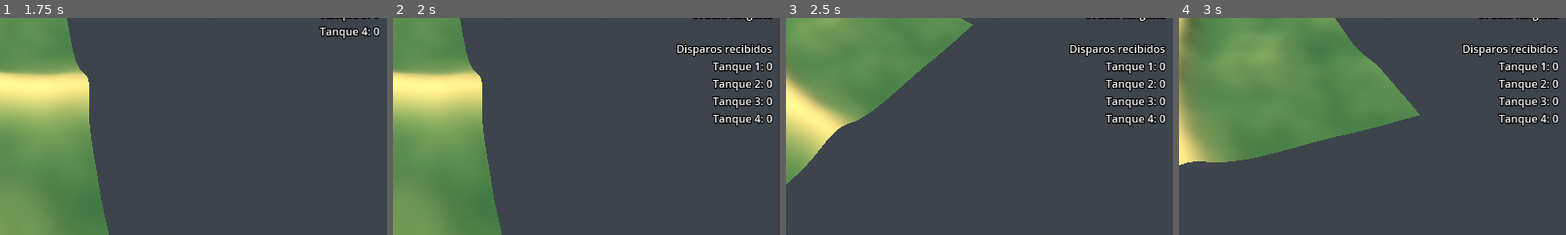
Above: before the commit, frames 1-4 (left to right).
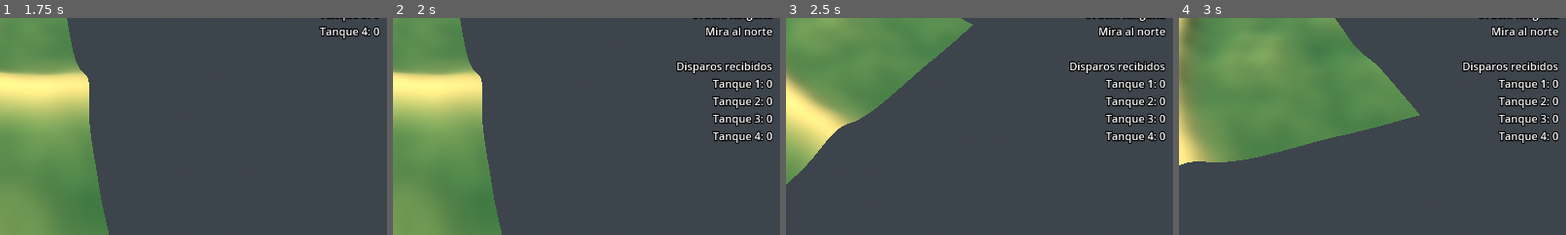
Above: after the commit, the same moments.

Repository: LeandroK99/Demogamev1
Game: Godot game, scene res://main.tscn
The game is run twice, just before and just after one commit, with the same random seed, the same clock (stepped at 60 frames per second) and the same inputs.
Inputs (mouse positions are % of the whole screen's width and height, from its top left):
- Up to frame 1 (1.75 s): tap Enter at 0.5 s; move the mouse to (72, 45) at 0.52 s; hold D 0.53-1.25 s; tap H at 0.6 s; click (72, 45) at 0.67 s; tap Space at 0.77 s; drag from (30, 55) to (45, 70) at 1.27 s
- Up to frame 2 (2 s): no input
- Up to frame 3 (2.5 s): move the mouse to (60, 28) at 2.02 s; hold D from 2.03 s (still down); hold Q from 2.03 s (still down); tap H at 2.3 s
- Up to frame 4 (3 s): release D at 2.75 s; release Q at 2.75 s; drag from (45, 70) to (20, 35) at 2.77 s
The pictures show only the part of the screen within x 50-100%, y 16-66%; the shares and areas given below are measured in that part.

Frame 1 is identical in both runs. In frame 2, 2.9% of the frame differs, in the area x 73-99%, y 3-59%; in frame 3, 2.9%; in frame 4, 2.9%.

Commit message:
fase 8: blindaje por ángulo (frente, flanco, retaguardia) y orientación hacia las amenazas
Co-Authored-By: Claude Opus 5.5 <noreply@anthropic.com>
Claude-Session: https://claude.ai/code/session_01FRAVKNgcpPLBv3n8dbq4jf

Diff:
--- a/game/combat_fx.gd
+++ b/game/combat_fx.gd
@@ -1,6 +1,6 @@
 class_name CombatFx
 extends Node3D
-## Trazadoras de 0,15 s y destello en los impactos.
+## Trazadoras de 0,15 s y destello en los impactos (más grande y rojo si entró por flanco o atrás).
 
 const TRACER_SECONDS: float = 0.15
 const FLASH_SECONDS: float = 0.3
@@ -25,7 +25,7 @@
 	return Vector3(u.pos.x * Config.CELL_SIZE, height_field.height_at(u.pos) + h, u.pos.y * Config.CELL_SIZE)
 
 
-func add_shot(shooter: Unit, target: Unit, hit: bool) -> void:
+func add_shot(shooter: Unit, target: Unit, hit: bool, aspect: int = SimWorld.Aspect.FRONT) -> void:
 	var to: Vector3 = _point(target, Config.CENTER_H)
 	if not hit:
 		# Errado: la trazadora pasa un poco por al lado
@@ -33,11 +33,19 @@
 	_tracers.append({"from": _point(shooter, Config.EYE_H), "to": to, "left": TRACER_SECONDS})
 	if hit:
 		var mesh: SphereMesh = SphereMesh.new()
-		mesh.radius = 2.0
-		mesh.height = 4.0
+		var r: float = 2.0
+		var color: Color = Color(1.0, 0.6, 0.1)
+		if aspect == SimWorld.Aspect.FLANK:
+			r = 2.6
+			color = Color(1.0, 0.4, 0.1)
+		elif aspect == SimWorld.Aspect.REAR:
+			r = 3.2
+			color = Color(1.0, 0.15, 0.1)
+		mesh.radius = r
+		mesh.height = r * 2.0
 		var mat: StandardMaterial3D = StandardMaterial3D.new()
 		mat.shading_mode = BaseMaterial3D.SHADING_MODE_UNSHADED
-		mat.albedo_color = Color(1.0, 0.6, 0.1)
+		mat.albedo_color = color
 		mesh.material = mat
 		var flash: MeshInstance3D = MeshInstance3D.new()
 		flash.mesh = mesh
--- a/game/hud.gd
+++ b/game/hud.gd
@@ -83,6 +83,13 @@
 		_banner.text = "%s\nR: jugar de nuevo · Shift+R: mapa nuevo" % result
 
 
+## Rumbo de la grilla como punto cardinal (y crece hacia el sur).
+static func compass(dir: Vector2) -> String:
+	const NAMES: Array[String] = ["este", "sureste", "sur", "suroeste", "oeste", "noroeste", "norte", "noreste"]
+	var idx: int = posmod(roundi(dir.angle() / (PI / 4.0)), 8)
+	return NAMES[idx]
+
+
 func _unit_text() -> String:
 	var lines: PackedStringArray = PackedStringArray()
 	var sel: Unit = input_controller.primary_unit()
@@ -94,6 +101,7 @@
 		if sel.order == Unit.Order.ATTACK and sel.attack_target >= 0:
 			order_text += " (rojo %d)" % (sel.attack_target - Config.UNITS_PER_SIDE + 1)
 		lines.append("Orden: %s" % order_text)
+		lines.append("Mira al %s" % compass(sel.heading))
 		lines.append("")
 	lines.append("Disparos recibidos")
 	for u: Unit in world.units:
--- a/game/overlay.gd
+++ b/game/overlay.gd
@@ -1,6 +1,7 @@
 class_name Overlay
 extends Node3D
-## Overlays de análisis: 1 = exposición azul, 2 = candidatos hull-down, 3 = líneas de LOS.
+## Overlays de análisis: 1 = exposición azul, 2 = candidatos hull-down, 3 = líneas de LOS
+## (con la cara que cada rojo visible le muestra a la unidad seleccionada).
 
 const CANDIDATE_COUNT: int = 10
 const COLOR_SAFE: Color = Color(0.1, 0.75, 0.2)
@@ -18,6 +19,7 @@
 var _show_candidates: bool = false
 var _show_los: bool = false
 var _markers: Node3D = Node3D.new()
+var _aspect_labels: Node3D = Node3D.new()
 var _lines_mesh: ImmediateMesh = ImmediateMesh.new()
 var _line_material: StandardMaterial3D = StandardMaterial3D.new()
 
@@ -27,6 +29,7 @@
 	world = p_world
 	analysis = p_world.analysis
 	add_child(_markers)
+	add_child(_aspect_labels)
 	var lines: MeshInstance3D = MeshInstance3D.new()
 	lines.mesh = _lines_mesh
 	add_child(lines)
@@ -114,12 +117,41 @@
 		_markers.add_child(mi)
 
 
+const ASPECT_TEXT: Dictionary = {
+	SimWorld.Aspect.FRONT: "frente",
+	SimWorld.Aspect.FLANK: "flanco",
+	SimWorld.Aspect.REAR: "atrás",
+}
+const ASPECT_COLOR: Dictionary = {
+	SimWorld.Aspect.FRONT: Color(0.8, 0.8, 0.8),
+	SimWorld.Aspect.FLANK: Color(1.0, 0.85, 0.2),
+	SimWorld.Aspect.REAR: Color(1.0, 0.35, 0.2),
+}
+
+
 func _refresh_los() -> void:
 	_lines_mesh.clear_surfaces()
+	for child: Node in _aspect_labels.get_children():
+		child.queue_free()
 	var hf: HeightField = analysis.height_field
 	var threats: Array[Vector2i] = world.threats_for(PLAYER_SIDE)
 	if not _show_los or not hf.in_bounds(selected_cell) or threats.is_empty():
 		return
+	# Cara que cada rojo visible le muestra a la unidad seleccionada
+	for id: int in world.visible_enemies[PLAYER_SIDE]:
+		var enemy: Unit = world.units[id]
+		if not enemy.alive:
+			continue
+		var aspect: int = SimWorld.aspect_of(enemy, Vector2(selected_cell))
+		var label: Label3D = Label3D.new()
+		label.text = ASPECT_TEXT[aspect]
+		label.modulate = ASPECT_COLOR[aspect]
+		label.billboard = BaseMaterial3D.BILLBOARD_ENABLED
+		label.no_depth_test = true
+		label.font_size = 48
+		label.outline_size = 12
+		label.position = Vector3(enemy.pos.x * Config.CELL_SIZE, hf.height_at(enemy.pos) + 7.0, enemy.pos.y * Config.CELL_SIZE)
+		_aspect_labels.add_child(label)
 	_lines_mesh.surface_begin(Mesh.PRIMITIVE_LINES, _line_material)
 	var eye: Vector3 = hf.cell_to_world(selected_cell) + Vector3.UP * Config.EYE_H
 	for th: Vector2i in threats:
--- a/game/turn_controller.gd
+++ b/game/turn_controller.gd
@@ -58,7 +58,7 @@
 	for e: Dictionary in world.shot_events:
 		var shooter: Unit = world.units[int(e["shooter"])]
 		if shooter.side == PLAYER_SIDE or world.visible_enemies[PLAYER_SIDE].has(shooter.id):
-			fx.add_shot(shooter, world.units[int(e["target"])], bool(e["hit"]))
+			fx.add_shot(shooter, world.units[int(e["target"])], bool(e["hit"]), int(e.get("aspect", SimWorld.Aspect.FRONT)))
 	world.shot_events.clear()
 	var alpha: float = clampf(_accum / Config.TICK, 0.0, 1.0) if world.phase == SimWorld.Phase.EXECUTE else 1.0
 	_apply_fog(alpha)
--- a/sim/ai_commander.gd
+++ b/sim/ai_commander.gd
@@ -82,7 +82,8 @@
 				best = c
 				best_e = e
 				best_d = d
-	world.order_move(u.id, best)
+	# Llega mirando a la amenaza: el frente blindado hacia el enemigo
+	world.order_move(u.id, best, SimWorld.facing_to_threats(best, world.threats_for(side)))
 
 
 ## Sin amenazas: la cresta más alta en la columna de la unidad hacia adelante y,
--- a/sim/config.gd
+++ b/sim/config.gd
@@ -22,6 +22,13 @@
 const EXPOSURE_WEIGHT_K: float = 8.0 # peso de la exposición en el costo del A*
 const HULLDOWN_RADIUS: int = 15 # celdas de búsqueda de candidatos
 const MAX_TURNS: int = 12 # al llegar, gana el bando con más tanques vivos
+const P_HIT_MAX: float = 0.95 # tope de la probabilidad de impacto
+
+# --- Blindaje por ángulo ---
+const ARMOR_FRONT_COS: float = 0.5 # coseno del semiángulo frontal (0,5 = ±60°); el trasero es el simétrico
+const ARMOR_FRONT_FACTOR: float = 0.6 # multiplicador de impacto si el tirador está al frente del blanco
+const ARMOR_FLANK_FACTOR: float = 1.0
+const ARMOR_REAR_FACTOR: float = 1.4
 
 # --- Generación del terreno ---
 const NOISE_FREQUENCY: float = 0.02 # frecuencia del Simplex
--- a/sim/sim_world.gd
+++ b/sim/sim_world.gd
@@ -4,6 +4,7 @@
 ## Ciclo WeGo: PLAN (se aceptan órdenes) -> EXECUTE (ticks_per_turn ticks) -> PLAN ...
 
 enum Phase { PLAN, EXECUTE }
+enum Aspect { FRONT, FLANK, REAR }
 const NO_WINNER: int = -1
 const DRAW: int = 2
 
@@ -23,13 +24,15 @@
 var visible_enemies: Array[Dictionary] = [{}, {}] # id -> true, visibles ahora
 var known_enemies: Array[Dictionary] = [{}, {}] # id -> {cell, last_seen_turn}
 
-# Disparos ocurridos desde la última vez que la vista los leyó: {shooter, target, hit}
+# Disparos ocurridos desde la última vez que la vista los leyó: {shooter, target, hit, aspect}
 var shot_events: Array[Dictionary] = []
 
 # Factores de combate (se pueden cambiar en tests)
 var p_hit_base: float = Config.P_HIT_BASE
 var hulldown_hit_factor: float = Config.HULLDOWN_HIT_FACTOR
 var moving_shooter_factor: float = Config.MOVING_SHOOTER_FACTOR
+var armor_enabled: bool = true
+var p_hit_max: float = Config.P_HIT_MAX
 
 # Exposición por bando (índice = side); vacía = sin calcular
 var _exposure: Array[PackedFloat32Array] = [PackedFloat32Array(), PackedFloat32Array()]
@@ -171,6 +174,7 @@
 		u.path.clear()
 		u.moving = false
 		u.final_heading = Vector2.ZERO
+		_face(u, enemy.pos)
 	elif not order_move(unit_id, known_enemies[u.side][enemy_id]["cell"]):
 		return false
 	u.order = Unit.Order.ATTACK
@@ -192,6 +196,15 @@
 		elif not u.path.is_empty() and _can_see(u, enemy, Config.CENTER_H):
 			u.path.clear()
 			u.moving = false
+			u.final_heading = Vector2.ZERO
+			_face(u, enemy.pos)
+
+
+## Gira el casco de u hacia un punto (en celdas).
+static func _face(u: Unit, at: Vector2) -> void:
+	var d: Vector2 = at - u.pos
+	if d.length() > 0.001:
+		u.heading = d.normalized()
 
 
 ## Orden HULLDOWN para un grupo: cada unidad va al mejor candidato contra las amenazas
@@ -215,9 +228,20 @@
 				if pathfinder.is_walkable(cell) and is_free(cell, reserved):
 					target = cell
 					break
-		if order_move(u.id, target):
+		if order_move(u.id, target, facing_to_threats(target, threats)):
 			reserved.append(target)
 			u.order = Unit.Order.HULLDOWN
+
+
+## Dirección desde cell hacia el centroide de las amenazas (cero si no hay).
+static func facing_to_threats(cell: Vector2i, threats: Array[Vector2i]) -> Vector2:
+	if threats.is_empty():
+		return Vector2.ZERO
+	var sum: Vector2 = Vector2.ZERO
+	for th: Vector2i in threats:
+		sum += Vector2(th)
+	var d: Vector2 = sum / float(threats.size()) - Vector2(cell)
+	return d.normalized() if d.length() > 0.001 else Vector2.ZERO
 
 
 ## ¿Está la celda a >= HULLDOWN_MIN_SEPARATION de todas las reservadas?
@@ -282,7 +306,7 @@
 				target.alive = false
 				target.moving = false
 				target.path.clear()
-		shot_events.append({"shooter": shooter.id, "target": target.id, "hit": hit})
+		shot_events.append({"shooter": shooter.id, "target": target.id, "hit": hit, "aspect": aspect_of(target, shooter.pos)})
 
 
 ## Enemigo visible para el bando del tirador, más cercano, al que el tirador ve.
@@ -306,7 +330,30 @@
 	return best
 
 
-## p = P_HIT_BASE x distancia x casco x movimiento.
+## Qué cara le muestra target a un tirador en from: frente, flanco o retaguardia,
+## según el ángulo entre el heading del blanco y la dirección al tirador.
+static func aspect_of(target: Unit, from: Vector2) -> int:
+	var to_shooter: Vector2 = from - target.pos
+	if to_shooter.length_squared() < 0.0001:
+		return Aspect.FRONT
+	var c: float = target.heading.normalized().dot(to_shooter.normalized())
+	if c >= Config.ARMOR_FRONT_COS:
+		return Aspect.FRONT
+	if c <= -Config.ARMOR_FRONT_COS:
+		return Aspect.REAR
+	return Aspect.FLANK
+
+
+static func aspect_factor(aspect: int) -> float:
+	match aspect:
+		Aspect.FRONT:
+			return Config.ARMOR_FRONT_FACTOR
+		Aspect.REAR:
+			return Config.ARMOR_REAR_FACTOR
+	return Config.ARMOR_FLANK_FACTOR
+
+
+## p = P_HIT_BASE x distancia x casco x movimiento x blindaje (tope P_HIT_MAX).
 func hit_probability(shooter: Unit, target: Unit) -> float:
 	var d: float = TerrainAnalysis.dist_m(shooter.cell(), target.cell())
 	var f_dist: float = clampf(1.0 - d / Config.MAX_RANGE, 0.2, 1.0)
@@ -314,7 +361,8 @@
 	if not analysis.los(shooter.cell(), Config.EYE_H, target.cell(), Config.HULL_H):
 		f_hull = hulldown_hit_factor
 	var f_move: float = moving_shooter_factor if shooter.moving else 1.0
-	return p_hit_base * f_dist * f_hull * f_move
+	var f_armor: float = aspect_factor(aspect_of(target, shooter.pos)) if armor_enabled else 1.0
+	return minf(p_hit_base * f_dist * f_hull * f_move * f_armor, p_hit_max)
 
 
 func alive_count(side: int) -> int:
--- a/tests/test_sim_world.gd
+++ b/tests/test_sim_world.gd
@@ -60,6 +60,8 @@
 	world.p_hit_base = 1.0
 	world.hulldown_hit_factor = 1.0
 	world.moving_shooter_factor = 1.0
+	world.armor_enabled = false
+	world.p_hit_max = 1.0
 	# Duelo aislado: un azul y un rojo pegados (factor de distancia ~1)
 	for u: Unit in world.units:
 		u.alive = u.id == 0 or u.id == 4
@@ -90,3 +92,37 @@
 	world.step()
 	assert_true(world.game_over, "terminó la partida")
 	assert_eq(world.winner, 0, "ganó azul")
+
+
+## Mundo llano sin IA, con el azul 0 y el rojo 4 vivos frente a frente a 20 celdas.
+func _duel_world() -> SimWorld:
+	var world: SimWorld = SimWorld.new(3, HeightField.new(96), false)
+	for u: Unit in world.units:
+		u.alive = u.id == 0 or u.id == 4
+	world.units[0].pos = Vector2(48, 60)
+	world.units[4].pos = Vector2(48, 40)
+	return world
+
+
+func test_armor_front_flank_rear() -> void:
+	var world: SimWorld = _duel_world()
+	var shooter: Unit = world.units[0]
+	var target: Unit = world.units[4]
+	target.heading = Vector2(0.0, 1.0) # mira al tirador (sur)
+	var p_front: float = world.hit_probability(shooter, target)
+	target.heading = Vector2(1.0, 0.0)
+	var p_flank: float = world.hit_probability(shooter, target)
+	target.heading = Vector2(0.0, -1.0) # le da la espalda
+	var p_rear: float = world.hit_probability(shooter, target)
+	assert_lt(p_front, p_flank, "frente < flanco")
+	assert_lt(p_flank, p_rear, "flanco < retaguardia")
+	assert_eq(SimWorld.aspect_of(target, shooter.pos), SimWorld.Aspect.REAR, "cara trasera")
+
+
+func test_hulldown_faces_threat() -> void:
+	var world: SimWorld = _duel_world()
+	var blue: Unit = world.units[0]
+	world.known_enemies[0][4] = {"cell": Vector2i(48, 20), "last_seen_turn": world.turn}
+	world.invalidate_exposure()
+	world.order_hulldown([0])
+	assert_true(blue.final_heading.dot(Vector2(0.0, -1.0)) > 0.9, "va a mirar al norte, hacia la amenaza (%s)" % blue.final_heading)
